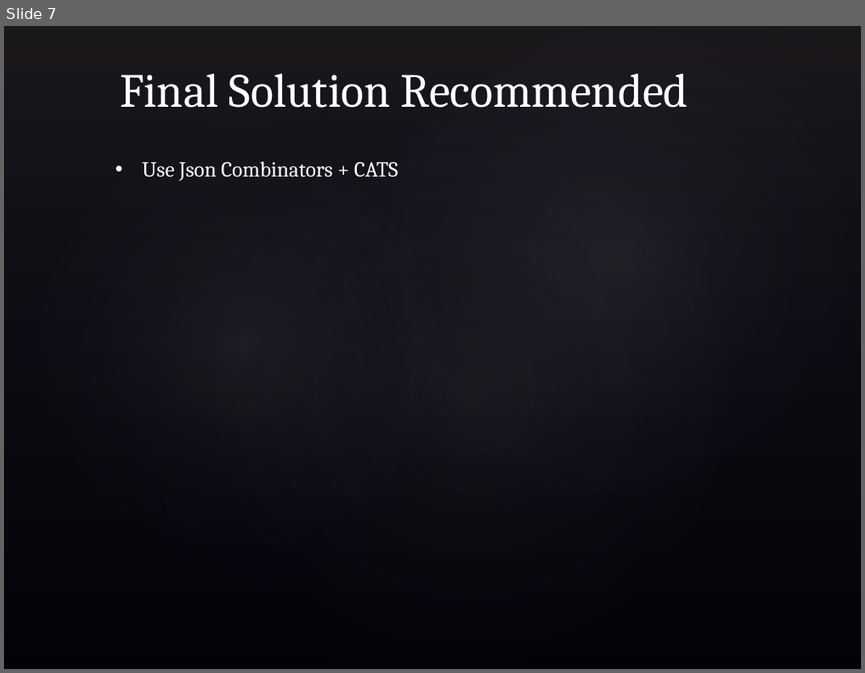
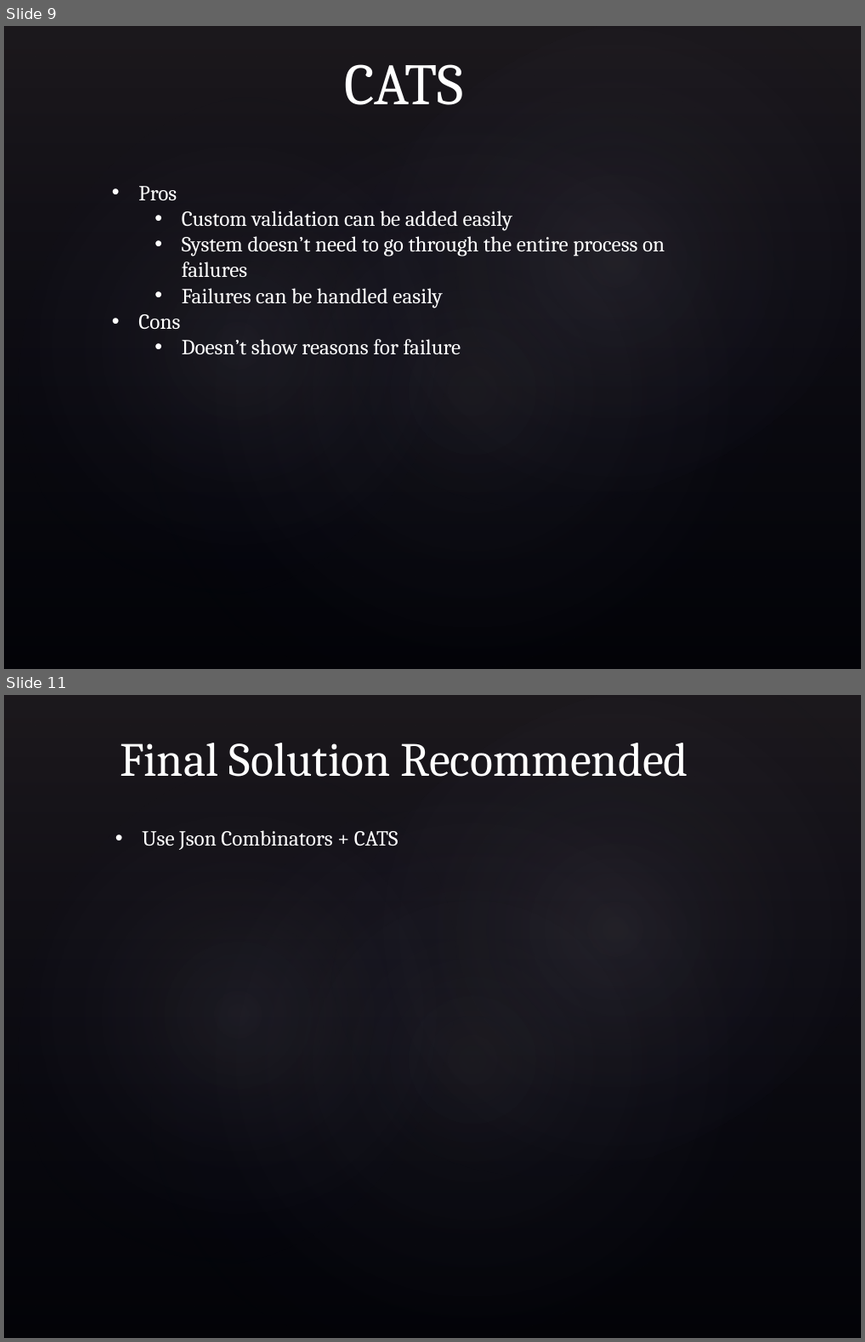
Before and after one commit to sheshankkodam/json-validations, a slide deck: ppt/Modeling Data Validations.pptx. Shown one above the other, each under a label of ours: slide 7 before the commit, slides 9 and 11 after it; the slides between them are not shown. The pictures are 865x673 and 865x1342 pixels, drawn with LibreOffice and Linux fonts; fonts in the diff are those of the drawing; background and template pictures are left out. Boxes give left, top, right and bottom in pixels: in the first picture for what was removed or moved away, otherwise in the second. Text is boxed around its words. In the diff, an @@ line names an element or a change of style, - is before the commit and + after.

Commit message:
`CatsController.scala` - Moved validation to a function
`OptionsController.scala`
- Added reasons for failures

'Modeling Data Validations.ppt'
- Updated ppt with new code snippets

```diff
--- a/ppt/Modeling Data Validations.pptx
+++ b/ppt/Modeling Data Validations.pptx
@@ slide 9 added at <box>4,26,861,669</box>, background picture (left out); not listed: 4 template elements that a slide beside it also shows @@
@@ title added at <box>344,64,463,105</box>, 49 pt, text #FFFFFF @@
+CATS
@@ text added at <box>138,186,664,355</box>, 18 pt, text #FFFFFF @@
+• Pros
+  • Custom validation can be added easily
+  • System doesn’t need to go through the entire process on failures
+  • Failures can be handled easily
+• Cons
+  • Doesn’t show reasons for failure
@@ what was slide 7 is now slide 11 @@
```
Also in this commit, not shown: 4 slides changed, 4 other slides added, 1 slide removed, 2 other files.
